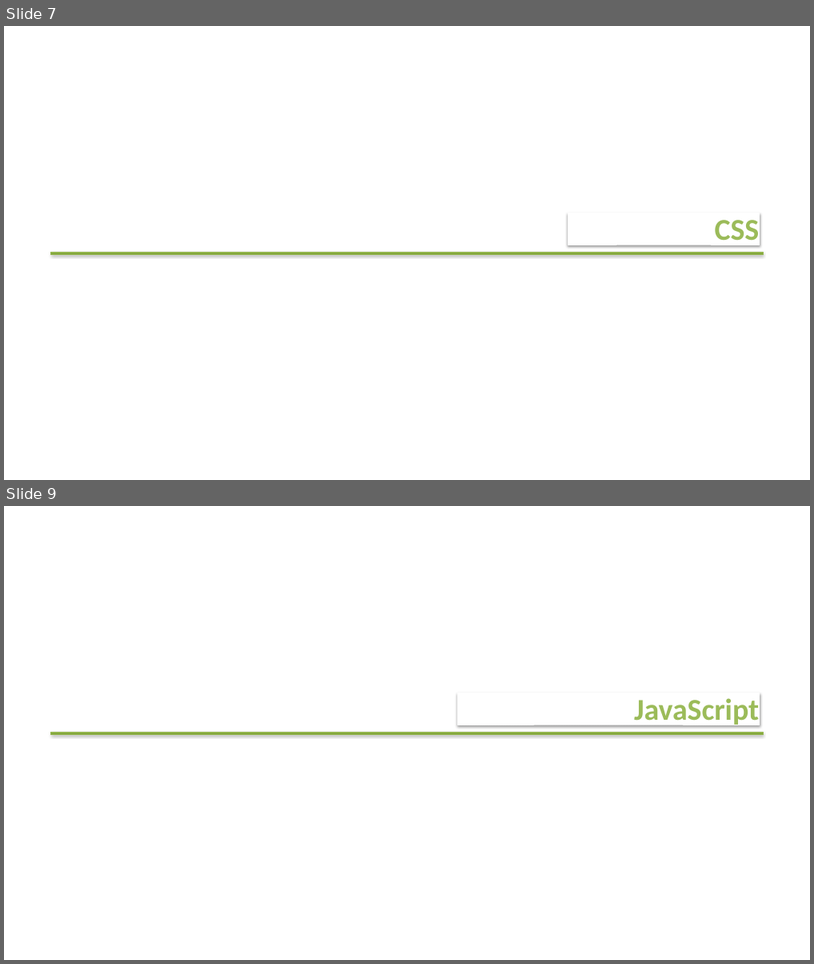
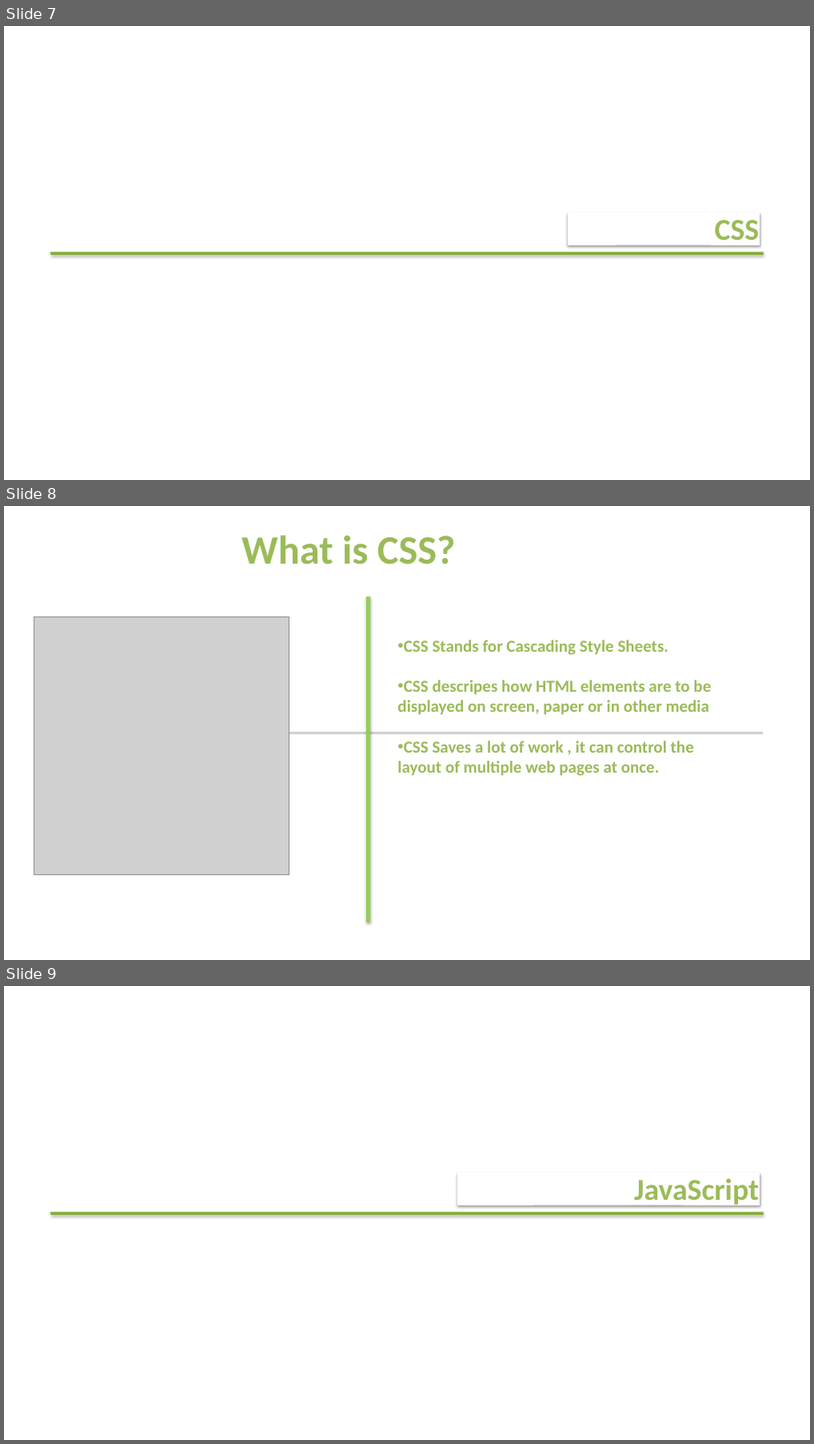
Before and after one commit to costaivo/Tutorial-BootStrap, a slide deck: BootStrap-Tutotrail.pptx. Shown one above the other, each under a label of ours: slides 7 and 9 before the commit, slides 7, 8 and 9 after it; the slides between them are not shown. The pictures are 814x964 and 814x1444 pixels, drawn with LibreOffice and Linux fonts; fonts in the diff are those of the drawing; grey boxes stand for pictures. Boxes give left, top, right and bottom in pixels: in the first picture for what was removed or moved away, otherwise in the second. Text is boxed around its words. In the diff, an @@ line names an element or a change of style, - is before the commit and + after.

```diff
--- a/BootStrap-Tutotrail.pptx
+++ b/BootStrap-Tutotrail.pptx
@@ slide 8 added at box(4, 506, 810, 960), background #FFFFFF @@
@@ text added at box(242, 535, 456, 564), 48 pt, text #9BBB59, bold @@
+What is CSS?
@@ rectangle added at box(367, 596, 370, 922), fill #92D050, outline #92D050 0.75 pt @@
@@ picture added at box(34, 616, 289, 875) @@
@@ text added at box(398, 640, 711, 776), 20 pt, text #9BBB59, bold @@
+• CSS Stands for Cascading Style Sheets.
+• CSS descripes how HTML elements are to be displayed on screen, paper or in other media
+• CSS Saves a lot of work , it can control the layout of multiple web pages at once.
@@ picture added at box(51, 732, 764, 734) @@
```
Also in this commit, not shown: 1 slide changed, 3 other slides added, 1 slide removed.
